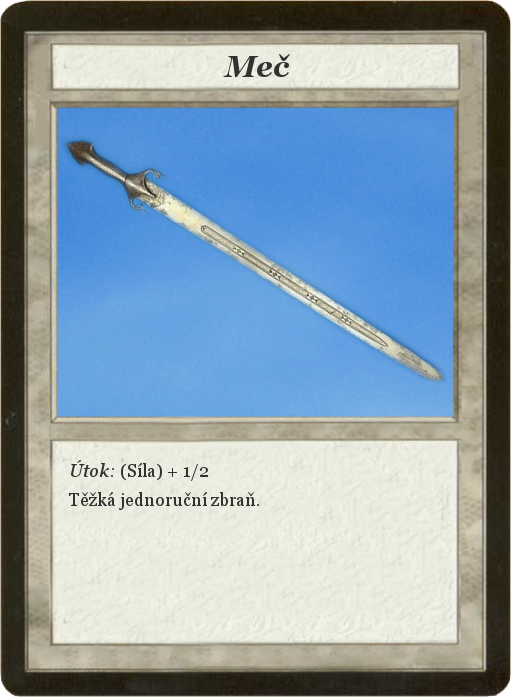
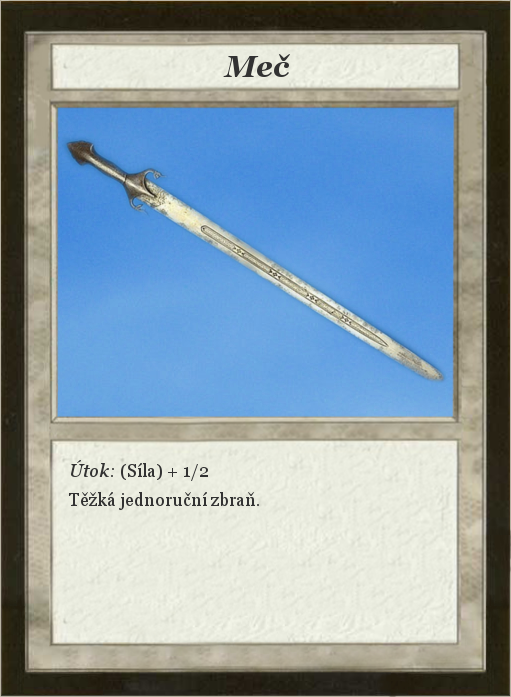
Comparing the layer stacks of the two (511, 697) images. Changes:
painted on "Card" over (0, 0, 511, 697)
